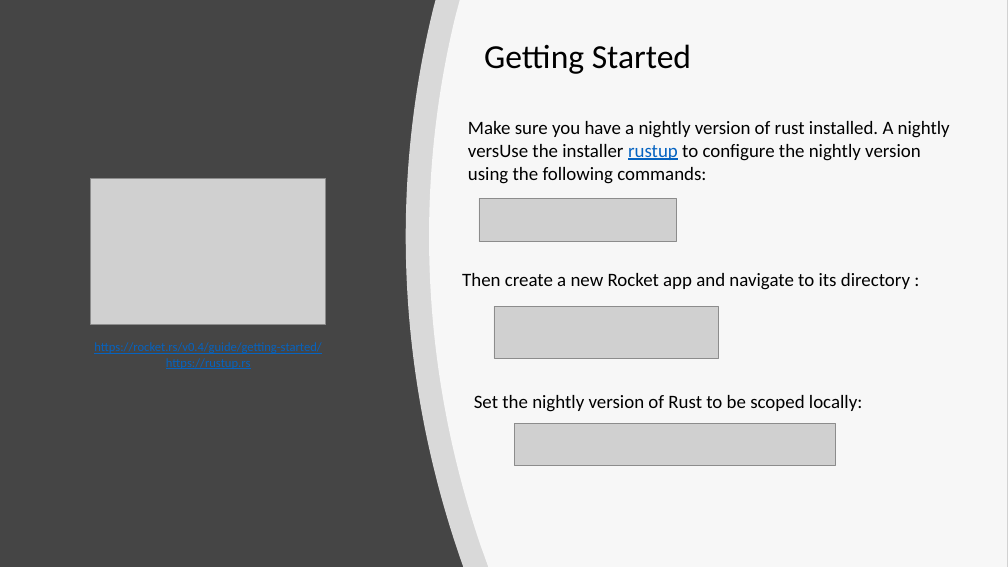
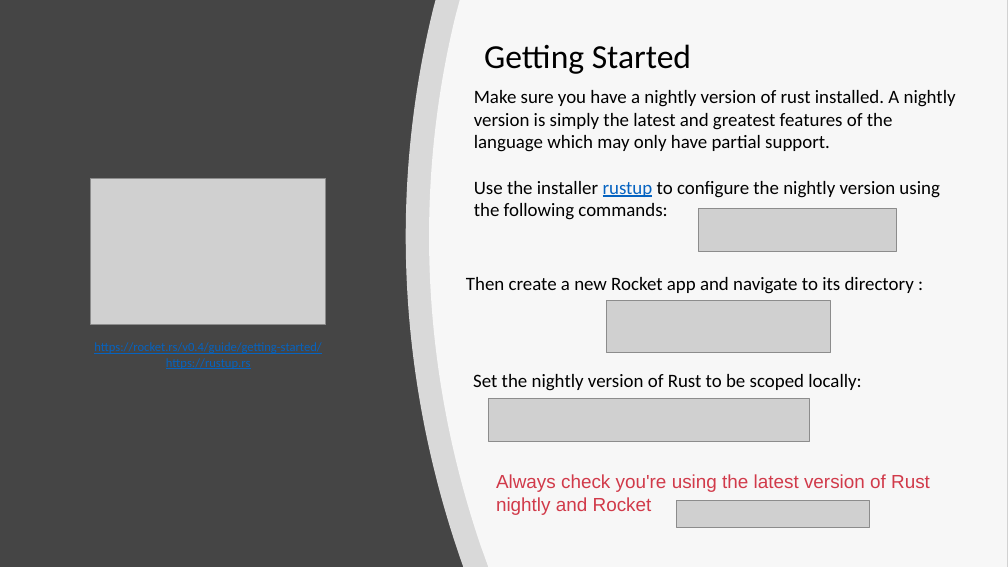
Before and after one commit to ctrachte/Rusty-Web-App, a slide deck: slide 5 of RustyWebApp.pptx. Drawn at 1008x567 pixels with LibreOffice and Linux fonts; fonts in the diff are those of the drawing; grey boxes stand for pictures. Boxes give left, top, right and bottom in pixels: in the first picture for what was removed or moved away, otherwise in the second. Text is boxed around its words. In the diff, an @@ line names an element or a change of style, - is before the commit and + after.

Commit message:
update ppt

```diff
--- a/RustyWebApp.pptx
+++ b/RustyWebApp.pptx
@@ text at box(474, 90, 956, 220): text changed @@
-Make sure you have a nightly version of rust installed. A nightly versUse the installer rustup to configure the nightly version using the following commands:
+Make sure you have a nightly version of rust installed. A nightly version is simply the latest and greatest features of the language which may only have partial support.
+Use the installer rustup to configure the nightly version using the following commands:
@@ picture: place and size @@
-picture at box(479, 198, 677, 241)
+picture at box(699, 209, 896, 252)
@@ text "Then create a new Rocket ...": place and size @@
-text "Then create a new Rocket ..." at box(462, 273, 910, 290)
+text "Then create a new Rocket ..." at box(466, 277, 914, 294)
@@ picture: place and size @@
-picture at box(494, 306, 718, 358)
+picture at box(606, 301, 831, 353)
@@ text "Set the nightly version of ...": place and size @@
-text "Set the nightly version of ..." at box(474, 395, 862, 412)
+text "Set the nightly version of ..." at box(473, 374, 861, 391)
@@ picture: place and size @@
-picture at box(515, 423, 836, 466)
+picture at box(488, 399, 809, 441)
@@ text added at box(496, 474, 930, 515), 18 pt, text #D13A4A @@
+Always check you're using the latest version of Rust nightly and Rocket
@@ picture added at box(676, 501, 870, 527) @@
```
Also in this commit, not shown: 2 other slides changed, 1 slide added.
